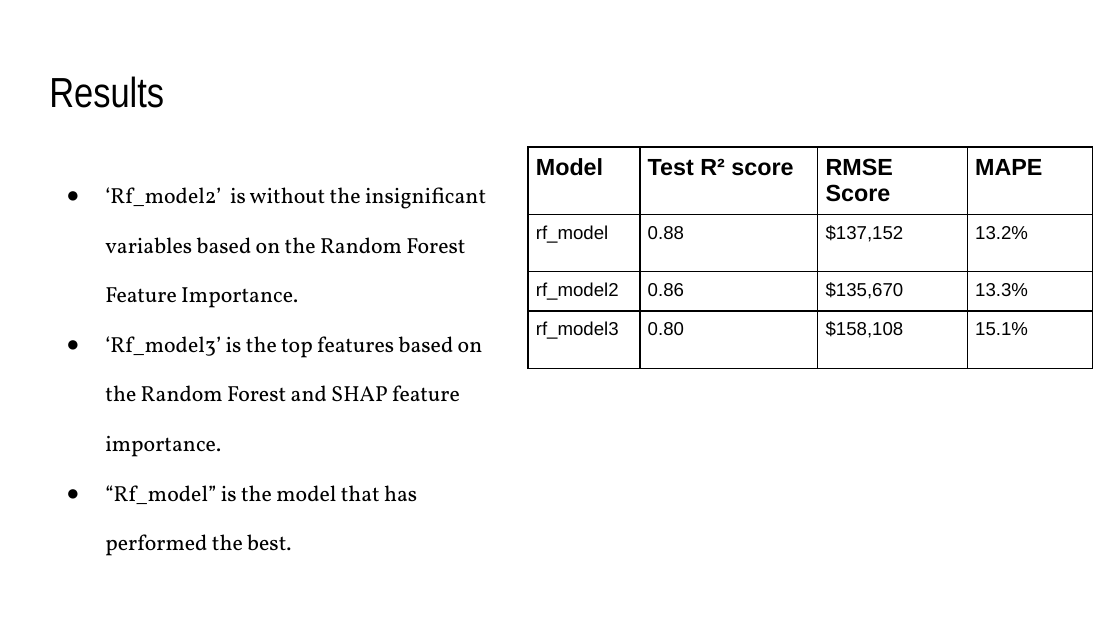
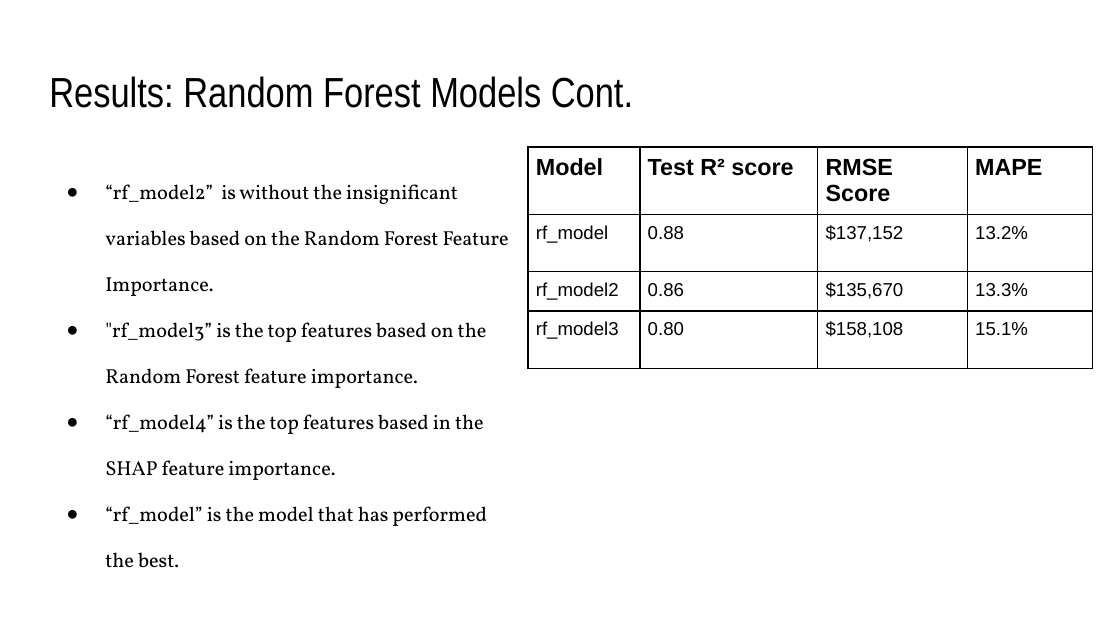
Before and after one commit to KierraDangerfield/Predicting-King-County-House-Prices, a slide deck: slide 16 of Reports/Predicting King County House Prices.pptx (slide 15 before the commit). Drawn at 1120x630 pixels with LibreOffice and Linux fonts; fonts in the diff are those of the drawing. Boxes give left, top, right and bottom in pixels: in the first picture for what was removed or moved away, otherwise in the second. Text is boxed around its words. In the diff, an @@ line names an element or a change of style, - is before the commit and + after.

Commit message:
done

```diff
--- a/Reports/Predicting King County House Prices.pptx
+++ b/Reports/Predicting King County House Prices.pptx
@@ title at bbox=[49, 76, 633, 108]: text changed @@
-Results
+Results: Random Forest Models Cont.
@@ text at bbox=[105, 230, 509, 568]: text changed; size 14 to 12.9 pt @@
-● ‘Rf_model2’ is without the insignificant variables based on the Random Forest Feature Importance.
-● ‘Rf_model3’ is the top features based on the Random Forest and SHAP feature importance.
-● “Rf_model” is the model that has performed the best.
+● “rf_model2” is without the insignificant variables based on the Random Forest Feature Importance.
+● "rf_model3” is the top features based on the Random Forest feature importance.
+● “rf_model4” is the top features based in the SHAP feature importance.
+● “rf_model” is the model that has performed the best.
```
Also in this commit, not shown: 9 other slides changed, 2 slides added.
